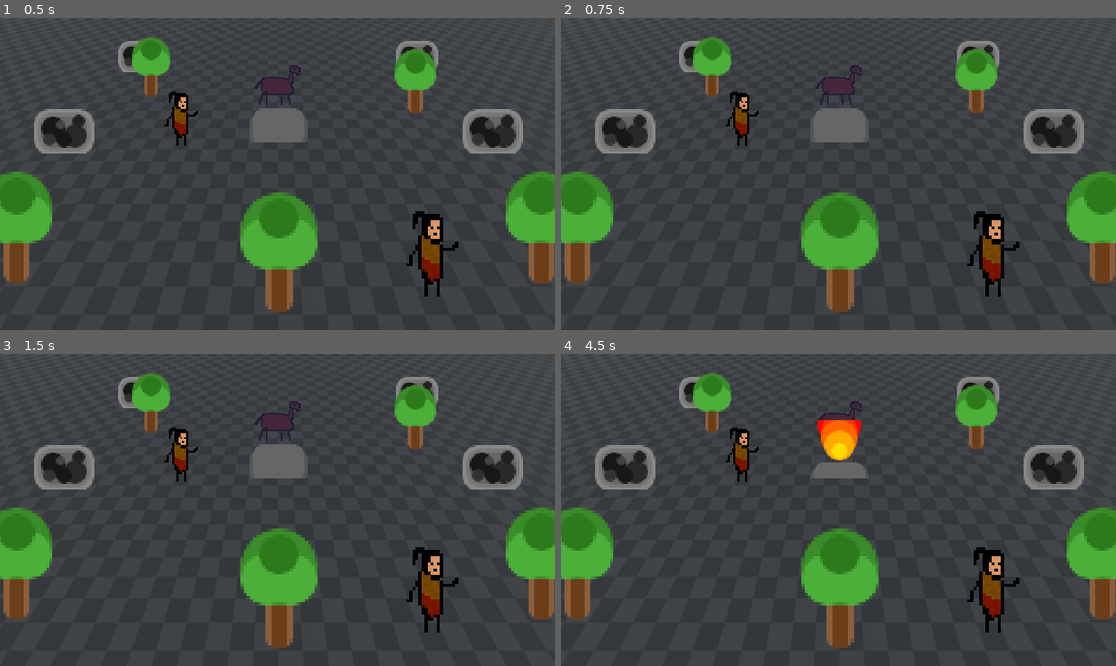
Above: before the commit, frames 1-4 (two rows, left to right).
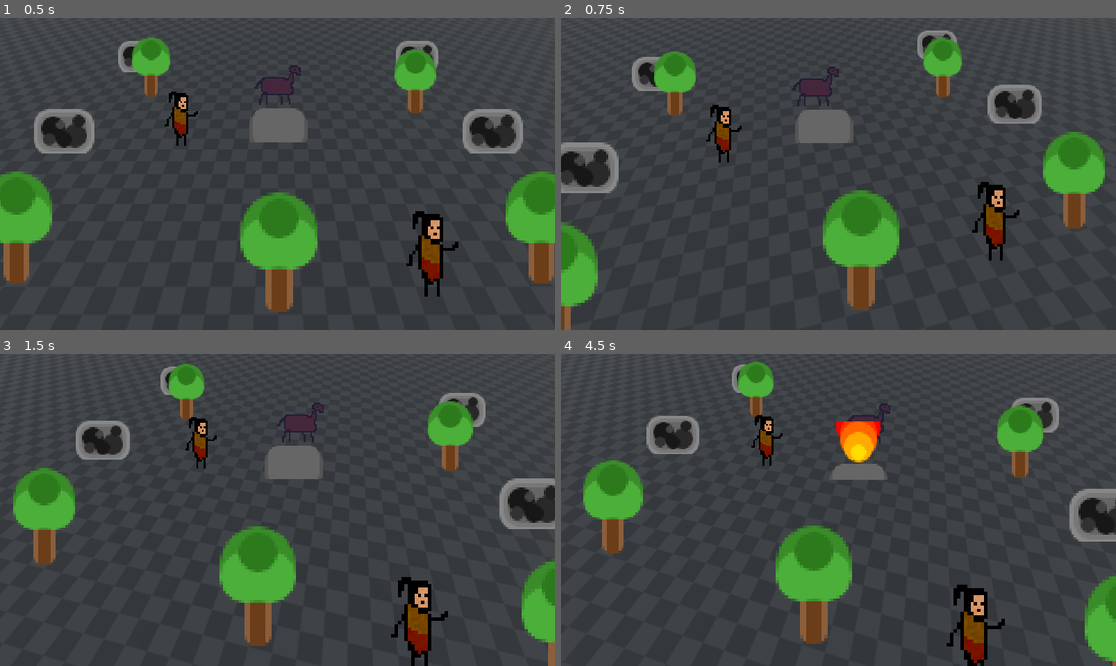
Above: after the commit, the same moments.

Repository: EnesBaytekin/har
Game: Godot game, scene res://scenes/test/test_scene.tscn
Two runs of this game, one before a commit and one after it. Both use one fixed random seed, a clock stepped at 60 frames per second and the inputs below.
Inputs:
- Up to frame 1 (0.5 s): no input
- Up to frame 2 (0.75 s): tap Enter at 0.5 s; tap 8 at 0.6 s
- Up to frame 3 (1.5 s): tap 9 at 0.8, 1.35 s; tap Space at 1.25 s
- Up to frame 4 (4.5 s): tap 8 at 1.55, 2.1, 3.05 s; tap Enter at 2, 3.5 s; tap 9 at 2.3, 2.85, 3.8 s; tap Space at 2.75, 4.25 s; tap 0 at 3.6 s; tap 4 at 4.35 s

Frame 1 is identical in both runs. In frame 2, 23% of the frame differs, in the area x 0-100%, y 4-100%; in frame 3, 23%; in frame 4, 24%, in the area x 0-100%, y 2-100%.

Commit message:
feat: implement camera rotation

Diff:
--- a/scenes/camera/camera_pivot.gd
+++ b/scenes/camera/camera_pivot.gd
@@ -5,15 +5,34 @@
 
 ## Pivot'un orta noktaya ne kadar hızlı yaklaştığı (0=sabit, yüksek=ani)
 @export var follow_speed: float = 5.0
+## Kamera dönüş hızı (derece/saniye)
+@export var rotation_speed: float = 90.0
+
+## Hedef açı — bu değere doğru yumuşakça döner
+var _target_angle: float = 0.0
+## Her tuş basışında dönülecek açı (derece)
+const ROTATION_STEP = 15.0
 
 func _ready():
-	# İlk frame'de direkt orta noktaya ışınla (sıçrama olmasın)
 	global_position = _calculate_midpoint()
 
+func _input(event: InputEvent) -> void:
+	if event is InputEventKey and event.pressed and not event.echo:
+		var key := int(event.keycode)
+		match key:
+			KEY_8:
+				_target_angle -= ROTATION_STEP
+			KEY_9:
+				_target_angle += ROTATION_STEP
+
 func _process(delta: float) -> void:
+	# Smooth dönüş: mevcut açıdan hedef açıya yaklaş
+	var current_angle := rad_to_deg(rotation.y)
+	var new_angle := move_toward(current_angle, _target_angle, rotation_speed * delta)
+	rotation.y = deg_to_rad(new_angle)
+
+	# Smooth takip
 	var target := _calculate_midpoint()
-
-	# Smooth lerp ile orta noktaya yaklaş
 	var factor := clampf(follow_speed * delta, 0.0, 1.0)
 	global_position = global_position.lerp(target, factor)
 
@@ -31,7 +50,6 @@
 
 	if count > 0:
 		var avg := sum / count
-		# Sadece xz'yi al, y'yi sabit tut (pivot yerden yüksekte durmasın)
 		return Vector3(avg.x, global_position.y, avg.z)
 
 	return global_position
--- a/scenes/horse/horse.gd
+++ b/scenes/horse/horse.gd
@@ -34,9 +34,9 @@
 
 		var input_dir := _get_rider_input()
 		if input_dir.length() > 0.15:
-			var direction := Vector3(input_dir.x, 0, input_dir.y).normalized()
+			var direction := _input_to_camera_relative(input_dir)
 			velocity = direction * speed
-			_update_facing(direction)
+			_update_facing(input_dir.x)
 			look_at(global_position + direction, Vector3.UP)
 		else:
 			velocity = Vector3.ZERO
@@ -67,12 +67,33 @@
 		Input.get_axis(prefix + "move_up", prefix + "move_down")
 	)
 
-func _update_facing(direction: Vector3) -> void:
-	if not flip_on_move or direction.x == 0:
+## Input yönünü kameranın bakış açısına göre dönüştürür.
+func _input_to_camera_relative(input_dir: Vector2) -> Vector3:
+	var camera := get_viewport().get_camera_3d()
+	if not camera:
+		return Vector3(input_dir.x, 0, input_dir.y).normalized()
+
+	var forward := -camera.global_transform.basis.z
+	var right := camera.global_transform.basis.x
+	forward.y = 0
+	right.y = 0
+
+	if forward.length_squared() < 0.001:
+		forward = Vector3(0, 0, -1)
+	if right.length_squared() < 0.001:
+		right = Vector3(1, 0, 0)
+
+	forward = forward.normalized()
+	right = right.normalized()
+
+	return (forward * -input_dir.y + right * input_dir.x).normalized()
+
+func _update_facing(input_x: float) -> void:
+	if not flip_on_move or input_x == 0:
 		return
 	var sprite := $Sprite3D as Sprite3D
 	if sprite:
-		sprite.flip_h = direction.x < 0
+		sprite.flip_h = input_x < 0
 
 ## Boş/binik durumuna göre at sprite'ını değiştirir.
 func _update_rider_texture() -> void:
--- a/scenes/player/player.gd
+++ b/scenes/player/player.gd
@@ -33,21 +33,44 @@
 	var input_dir := _get_input()
 
 	if input_dir.length() > 0.15:
-		var direction := Vector3(input_dir.x, 0, input_dir.y).normalized()
+		var direction := _input_to_camera_relative(input_dir)
 		velocity = direction * speed
-		_update_facing(direction)
+		_update_facing(input_dir.x)
 		look_at(global_position + direction, Vector3.UP)
 	else:
 		velocity = Vector3.ZERO
 
 	move_and_slide()
 
-func _update_facing(direction: Vector3) -> void:
-	if not flip_on_move or direction.x == 0:
+## Input yönünü kameranın bakış açısına göre dönüştürür.
+## Böylece "yukarı" her zaman kameradan uzaklaşan yön olur.
+func _input_to_camera_relative(input_dir: Vector2) -> Vector3:
+	var camera := get_viewport().get_camera_3d()
+	if not camera:
+		return Vector3(input_dir.x, 0, input_dir.y).normalized()
+
+	var forward := -camera.global_transform.basis.z
+	var right := camera.global_transform.basis.x
+	forward.y = 0
+	right.y = 0
+
+	# Kameranın tam tepeden baktığı durumda forward sıfır olur
+	if forward.length_squared() < 0.001:
+		forward = Vector3(0, 0, -1)
+	if right.length_squared() < 0.001:
+		right = Vector3(1, 0, 0)
+
+	forward = forward.normalized()
+	right = right.normalized()
+
+	return (forward * -input_dir.y + right * input_dir.x).normalized()
+
+func _update_facing(input_x: float) -> void:
+	if not flip_on_move or input_x == 0:
 		return
 	var sprite := $Sprite3D as Sprite3D
 	if sprite:
-		sprite.flip_h = direction.x < 0
+		sprite.flip_h = input_x < 0
 
 func _get_input() -> Vector2:
 	# --- Gamepad sol stick (öncelikli) ---
